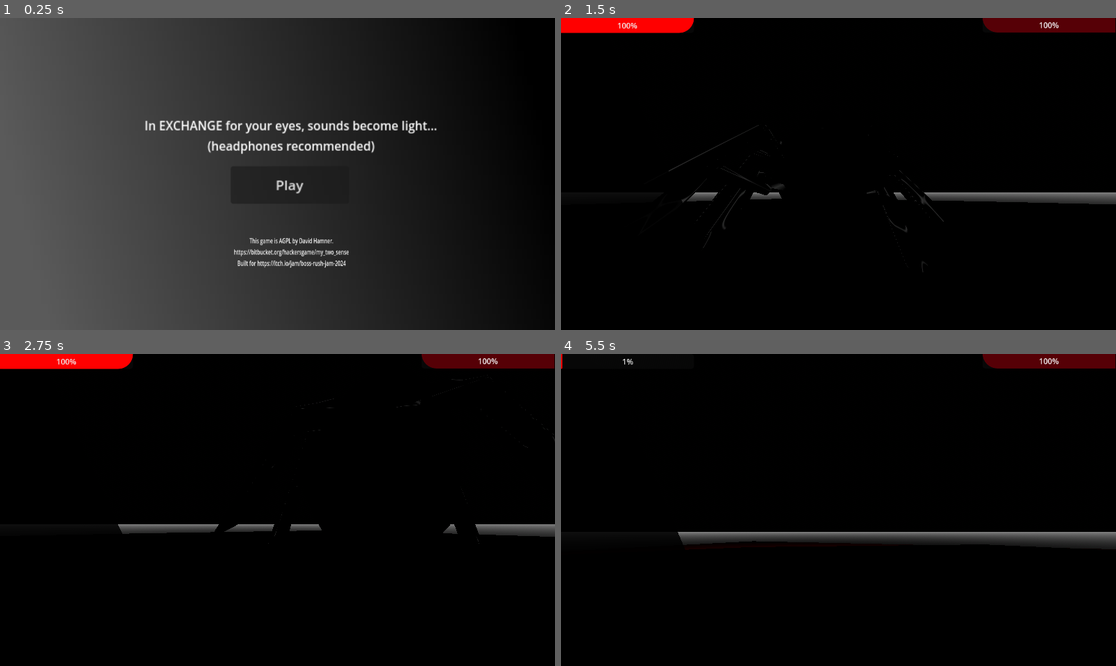
Above: before the commit, frames 1-4 (two rows, left to right).
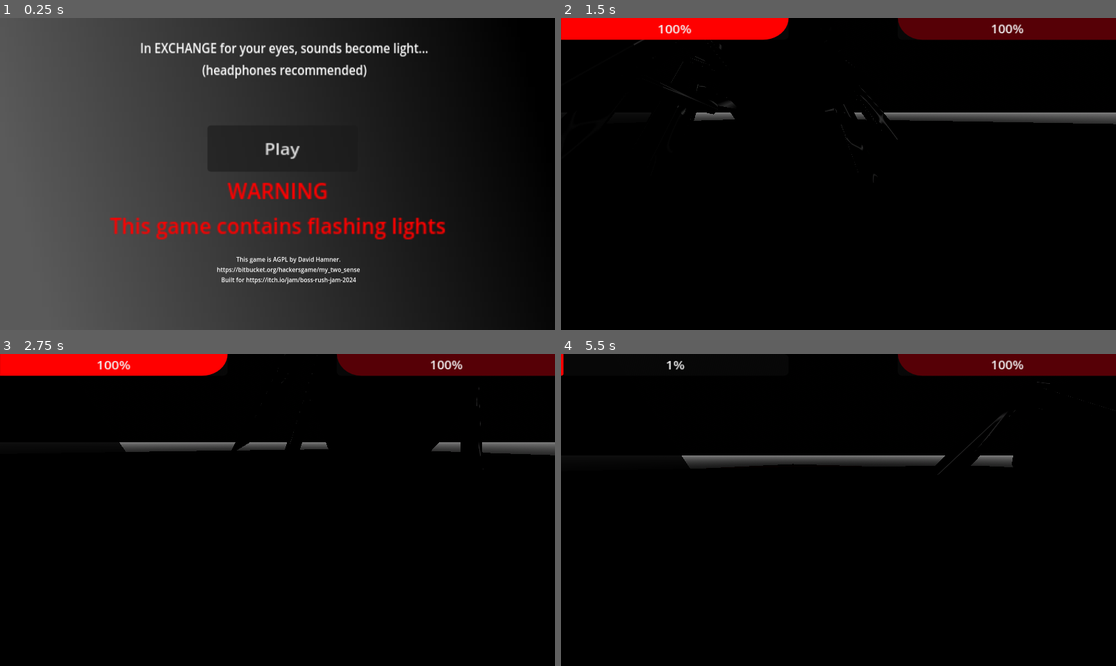
Above: after the commit, the same moments.

Repository: ruapotato/eyelander
Game: Godot game, scene res://main_menu.tscn
The game is run twice, just before and just after one commit, with the same random seed, the same clock (stepped at 60 frames per second) and the same inputs. Sound files missing from this copy of the repository are replaced by a short silence.
Inputs (mouse positions are in pixels of both pictures, inside the frame that each line leads up to):
- Up to frame 1 (0.25 s): no input
- Up to frame 2 (1.5 s): click "Play" at 0.5 s; move the mouse to (866, 174) at 1.27 s; hold W (forward) from 1.28 s (still down); right-click (866, 174) at 1.35 s
- Up to frame 3 (2.75 s): keep holding W (forward); tap Space (jump) at 1.52, 2.27 s; move the mouse to (249, 510) at 2.02 s; tap Shift (sprint) at 2.1 s
- Up to frame 4 (5.5 s): keep holding W (forward); move the mouse to (849, 503) at 2.77 s; press the mouse at (849, 503) at 2.78 s; move the mouse to (832, 516) at 3.52 s; release the mouse at (832, 516) at 3.53 s; right-click (832, 516) at 3.6 s; tap Space (jump) at 3.77, 4.52, 5.27 s; move the mouse to (877, 513) at 4.27 s; hold Shift (sprint) 4.28-5.03 s; move the mouse to (794, 506) at 5.02 s; click (794, 506) at 5.1 s

The runs differ from the first frame. In frame 1, 6.9% of the frame differs, in the area x 19-81%, y 7-86%; in frame 2, 6.8%; in frame 3, 6.6%; in frame 4, 6.7%.

Commit message:
Flashing light warning

Diff:
--- a/boss_1.tscn
+++ b/boss_1.tscn
@@ -47,7 +47,7 @@
 
 [node name="sound_light" type="OmniLight3D" parent="sounds/walking_dirt/1"]
 transform = Transform3D(1, 0, 0, 0, 1, 0, 0, 0, 1, 0, 0.0348836, -0.0037058)
-light_color = Color(0.517647, 0.741176, 1, 1)
+light_color = Color(0.147351, 0.577576, 0.999995, 1)
 light_energy = 15.03
 light_size = 1.0
 shadow_enabled = true
@@ -59,7 +59,7 @@
 doppler_tracking = 2
 
 [node name="sound_light" type="OmniLight3D" parent="sounds/walking_dirt/2"]
-light_color = Color(0.517647, 0.741176, 1, 1)
+light_color = Color(0.147351, 0.577576, 0.999995, 1)
 light_energy = 0.0
 light_size = 1.0
 shadow_enabled = true
@@ -71,7 +71,7 @@
 doppler_tracking = 2
 
 [node name="sound_light" type="OmniLight3D" parent="sounds/walking_dirt/3"]
-light_color = Color(0.517647, 0.741176, 1, 1)
+light_color = Color(0.147351, 0.577576, 0.999995, 1)
 light_energy = 0.0
 light_size = 1.0
 shadow_enabled = true
@@ -83,7 +83,7 @@
 doppler_tracking = 2
 
 [node name="sound_light" type="OmniLight3D" parent="sounds/walking_dirt/4"]
-light_color = Color(0.517647, 0.741176, 1, 1)
+light_color = Color(0.147351, 0.577576, 0.999995, 1)
 light_energy = 0.0
 light_size = 1.0
 shadow_enabled = true
@@ -95,7 +95,7 @@
 doppler_tracking = 2
 
 [node name="sound_light" type="OmniLight3D" parent="sounds/walking_dirt/5"]
-light_color = Color(0.517647, 0.741176, 1, 1)
+light_color = Color(0.147351, 0.577576, 0.999995, 1)
 light_energy = 0.0
 light_size = 1.0
 shadow_enabled = true
@@ -107,7 +107,7 @@
 doppler_tracking = 2
 
 [node name="sound_light" type="OmniLight3D" parent="sounds/walking_dirt/6"]
-light_color = Color(0.517647, 0.741176, 1, 1)
+light_color = Color(0.147351, 0.577576, 0.999995, 1)
 light_energy = 0.0
 light_size = 1.0
 shadow_enabled = true
@@ -119,7 +119,7 @@
 doppler_tracking = 2
 
 [node name="sound_light" type="OmniLight3D" parent="sounds/walking_dirt/7"]
-light_color = Color(0.517647, 0.741176, 1, 1)
+light_color = Color(0.147351, 0.577576, 0.999995, 1)
 light_energy = 0.0
 light_size = 1.0
 shadow_enabled = true
@@ -131,7 +131,7 @@
 doppler_tracking = 2
 
 [node name="sound_light" type="OmniLight3D" parent="sounds/walking_dirt/8"]
-light_color = Color(0.517647, 0.741176, 1, 1)
+light_color = Color(0.147351, 0.577576, 0.999995, 1)
 light_energy = 0.0
 light_size = 1.0
 shadow_enabled = true
@@ -147,7 +147,7 @@
 
 [node name="sound_light" type="OmniLight3D" parent="sounds/effects/slam"]
 transform = Transform3D(1, 0, 0, 0, 1, 0, 0, 0, 1, 0, 0.0348836, -2.58987)
-light_color = Color(1, 0.576471, 0.517647, 1)
+light_color = Color(0.999976, 0.193418, 0.153574, 1)
 light_energy = 15.03
 light_size = 1.0
 shadow_enabled = true
@@ -165,7 +165,7 @@
 
 [node name="sound_light" type="OmniLight3D" parent="sounds/effects/roar"]
 transform = Transform3D(1, 0, 0, 0, 1, 0, 0, 0, 1, 0, 0.0348836, -2.58987)
-light_color = Color(1, 0.576471, 0.517647, 1)
+light_color = Color(0.999976, 0.193418, 0.153574, 1)
 light_energy = 15.03
 light_size = 1.0
 shadow_enabled = true
@@ -179,7 +179,7 @@
 
 [node name="sound_light" type="OmniLight3D" parent="sounds/effects/hurt"]
 transform = Transform3D(1, 0, 0, 0, 1, 0, 0, 0, 1, 0, 3.58474, 3.41344)
-light_color = Color(1, 0.576471, 0.517647, 1)
+light_color = Color(0.999976, 0.193418, 0.153574, 1)
 light_energy = 15.03
 light_size = 1.0
 shadow_enabled = true
--- a/boss_1_import.tscn
+++ b/boss_1_import.tscn
@@ -65,36 +65,36 @@
 [node name="boss_2" instance=ExtResource("1_ignb7")]
 
 [node name="Skeleton3D" parent="Armature" index="0"]
-bones/0/position = Vector3(1.11893, 13.7141, -9.13724)
+bones/0/position = Vector3(1.11893, 13.9186, -9.13724)
 bones/0/rotation = Quaternion(0.736164, -0.0295269, 0.0319947, 0.675401)
-bones/1/rotation = Quaternion(-0.259777, -0.165383, -0.735552, 0.60343)
+bones/1/rotation = Quaternion(-0.25222, -0.169999, -0.73967, 0.600311)
 bones/2/rotation = Quaternion(0.438268, 0.0668664, -0.295323, 0.846306)
-bones/3/rotation = Quaternion(-0.249688, 0.182958, 0.678621, 0.666075)
+bones/3/rotation = Quaternion(-0.241821, 0.186909, 0.683031, 0.663368)
 bones/4/rotation = Quaternion(0.438265, -0.0668649, 0.295321, 0.846309)
 bones/7/rotation = Quaternion(0.194838, -0.130096, 0.0755277, 0.969231)
 bones/8/rotation = Quaternion(0.198067, 0.123456, -0.0985119, 0.96738)
 bones/9/rotation = Quaternion(0.193732, 0.00977137, 0.0366219, 0.980322)
-bones/12/rotation = Quaternion(0.113166, -0.549097, -0.445073, 0.698281)
+bones/12/rotation = Quaternion(0.123704, -0.566284, -0.439647, 0.686098)
 bones/12/scale = Vector3(1.15439, 1.15439, 1.15439)
 bones/13/rotation = Quaternion(0.028987, 0.199629, -0.253802, 0.945988)
 bones/13/scale = Vector3(1.00013, 1.34351, 1.00679)
-bones/14/rotation = Quaternion(0.113185, 0.549124, 0.445064, 0.698262)
+bones/14/rotation = Quaternion(0.123686, 0.566252, 0.439657, 0.686121)
 bones/14/scale = Vector3(1.15439, 1.15439, 1.15439)
 bones/15/rotation = Quaternion(0.0289858, -0.199626, 0.253803, 0.945988)
 bones/15/scale = Vector3(1.00013, 1.34351, 1.00679)
-bones/16/rotation = Quaternion(-0.0521236, -0.52492, -0.621259, 0.579465)
+bones/16/rotation = Quaternion(-0.0434132, -0.534378, -0.620328, 0.572493)
 bones/16/scale = Vector3(1.28774, 1.28774, 1.28774)
 bones/17/rotation = Quaternion(0.077453, -0.0657471, -0.209374, 0.972543)
-bones/18/rotation = Quaternion(-0.0329181, 0.526395, 0.599574, 0.601943)
+bones/18/rotation = Quaternion(-0.0238563, 0.535539, 0.598901, 0.594934)
 bones/18/scale = Vector3(1.28774, 1.28774, 1.28774)
 bones/19/rotation = Quaternion(0.0774488, 0.065749, 0.209372, 0.972544)
-bones/20/rotation = Quaternion(-0.0796752, -0.247828, -0.562172, 0.784981)
+bones/20/rotation = Quaternion(-0.0738367, -0.254255, -0.572118, 0.776263)
 bones/21/rotation = Quaternion(0.287304, -0.0634732, -0.4826, 0.824939)
-bones/22/rotation = Quaternion(-0.0887203, 0.248553, 0.595309, 0.758919)
+bones/22/rotation = Quaternion(-0.0830988, 0.255204, 0.604847, 0.749751)
 bones/23/rotation = Quaternion(0.243098, 0.00481293, 0.535462, 0.808802)
 
 [node name="butt_bone" type="BoneAttachment3D" parent="Armature/Skeleton3D" index="1"]
-transform = Transform3D(0.996212, -0.0866917, 0.00722166, -0.000254777, -0.0859221, -0.996305, 0.0869919, 0.992523, -0.0856187, 1.11893, 13.7141, -9.13724)
+transform = Transform3D(0.996212, -0.0866918, 0.00722172, -0.000254781, -0.0859227, -0.996305, 0.086992, 0.992523, -0.0856193, 1.11893, 13.9186, -9.13724)
 bone_name = "body"
 bone_idx = 0
 
--- a/end_screen.tscn
+++ b/end_screen.tscn
@@ -6,10 +6,10 @@
 script = ExtResource("1_eqfnk")
 
 [node name="Label" type="Label" parent="."]
-offset_left = 63.0
-offset_top = 122.0
-offset_right = 400.0
-offset_bottom = 174.0
+offset_left = 460.0
+offset_top = 59.0
+offset_right = 797.0
+offset_bottom = 111.0
 scale = Vector2(3.05797, 5.03269)
 text = "You win!!!
 Well done and thanks for playing!"
@@ -17,10 +17,10 @@
 metadata/_edit_use_anchors_ = true
 
 [node name="menu" type="Button" parent="."]
-offset_left = 449.0
-offset_top = 413.0
-offset_right = 550.0
-offset_bottom = 444.0
+offset_left = 829.0
+offset_top = 948.0
+offset_right = 930.0
+offset_bottom = 979.0
 scale = Vector2(2.78511, 2.72674)
 text = "Menu Menu"
 metadata/_edit_use_anchors_ = true
--- a/game_over.tscn
+++ b/game_over.tscn
@@ -6,20 +6,20 @@
 script = ExtResource("1_d1cpu")
 
 [node name="Label" type="Label" parent="."]
-offset_left = 63.0
-offset_top = 122.0
-offset_right = 400.0
-offset_bottom = 174.0
+offset_left = 487.0
+offset_top = 86.9999
+offset_right = 824.0
+offset_bottom = 139.0
 scale = Vector2(3.05797, 5.03269)
 text = "You died. :'("
 horizontal_alignment = 1
 metadata/_edit_use_anchors_ = true
 
 [node name="menu" type="Button" parent="."]
-offset_left = 449.0
-offset_top = 413.0
-offset_right = 550.0
-offset_bottom = 444.0
+offset_left = 872.0
+offset_top = 917.0
+offset_right = 973.0
+offset_bottom = 948.0
 scale = Vector2(2.78511, 2.72674)
 text = "Menu Menu"
 metadata/_edit_use_anchors_ = true
--- a/gui.tscn
+++ b/gui.tscn
@@ -14,13 +14,15 @@
 [node name="LIFE" type="ProgressBar" parent="."]
 offset_right = 276.0
 offset_bottom = 31.0
+scale = Vector2(2.85243, 2.42897)
 theme_override_styles/fill = SubResource("StyleBoxFlat_jsrts")
 value = 100.0
 
 [node name="BOSS_1_LIFE" type="ProgressBar" parent="."]
-offset_left = 875.0
-offset_top = -1.0
-offset_right = 1151.0
-offset_bottom = 30.0
+offset_left = 1165.0
+offset_top = -1.99998
+offset_right = 1441.0
+offset_bottom = 29.0
+scale = Vector2(2.75164, 2.49976)
 theme_override_styles/fill = SubResource("StyleBoxFlat_yfbxp")
 value = 100.0
--- a/main_menu.tscn
+++ b/main_menu.tscn
@@ -14,37 +14,48 @@
 script = ExtResource("1_8rasr")
 
 [node name="Sprite2D" type="Sprite2D" parent="."]
-position = Vector2(578.5, 325.5)
-scale = Vector2(18.2344, 10.3281)
+position = Vector2(968.5, 550)
+scale = Vector2(30.4219, 17.3437)
 texture = SubResource("GradientTexture2D_jncou")
 
 [node name="Label" type="Label" parent="."]
-offset_left = 157.0
-offset_top = 204.0
-offset_right = 732.0
-offset_bottom = 256.0
-scale = Vector2(1.55531, 1.62538)
+offset_left = 250.0
+offset_top = 69.0
+offset_right = 825.0
+offset_bottom = 121.0
+scale = Vector2(2.55306, 2.9206)
 text = "In EXCHANGE for your eyes, sounds become light...
 (headphones recommended)"
 horizontal_alignment = 1
 
 [node name="Button" type="Button" parent="."]
-offset_left = 479.0
-offset_top = 308.0
-offset_right = 616.0
-offset_bottom = 355.0
-scale = Vector2(1.79178, 1.65355)
+offset_left = 718.0
+offset_top = 372.0
+offset_right = 855.0
+offset_bottom = 419.0
+scale = Vector2(3.78877, 3.39787)
 text = "Play"
 
 [node name="Label2" type="Label" parent="."]
-offset_left = 428.0
-offset_top = 452.0
-offset_right = 1003.0
-offset_bottom = 530.0
-scale = Vector2(0.616937, 0.896631)
+offset_left = 631.0
+offset_top = 819.0
+offset_right = 1206.0
+offset_bottom = 897.0
+scale = Vector2(1.27902, 1.36552)
 text = "This game is AGPL by David Hamner.
 https://bitbucket.org/hackersgame/my_two_sense
 Built for https://itch.io/jam/boss-rush-jam-2024"
 horizontal_alignment = 1
 
+[node name="Label3" type="Label" parent="."]
+modulate = Color(1, 0, 0, 1)
+offset_left = 206.0
+offset_top = 543.0
+offset_right = 545.0
+offset_bottom = 595.0
+scale = Vector2(4.47254, 4.64787)
+text = "WARNING
+This game contains flashing lights"
+horizontal_alignment = 1
+
 [connection signal="pressed" from="Button" to="." method="_on_button_pressed"]
--- a/player.tscn
+++ b/player.tscn
@@ -80,7 +80,7 @@
 
 [node name="sound_light" type="OmniLight3D" parent="sounds/walking_dirt/1"]
 transform = Transform3D(1, 0, 0, 0, 1, 0, 0, 0, 1, 0, 0.0348836, -0.0037058)
-light_color = Color(0.517647, 0.741176, 1, 1)
+light_color = Color(0.254902, 0.615686, 1, 1)
 light_energy = 15.03
 light_size = 1.0
 shadow_enabled = true
@@ -92,7 +92,7 @@
 doppler_tracking = 2
 
 [node name="sound_light" type="OmniLight3D" parent="sounds/walking_dirt/2"]
-light_color = Color(0.517647, 0.741176, 1, 1)
+light_color = Color(0.254902, 0.615686, 1, 1)
 light_energy = 0.0
 light_size = 1.0
 shadow_enabled = true
@@ -104,7 +104,7 @@
 doppler_tracking = 2
 
 [node name="sound_light" type="OmniLight3D" parent="sounds/walking_dirt/3"]
-light_color = Color(0.517647, 0.741176, 1, 1)
+light_color = Color(0.254902, 0.615686, 1, 1)
 light_energy = 0.0
 light_size = 1.0
 shadow_enabled = true
@@ -116,7 +116,7 @@
 doppler_tracking = 2
 
 [node name="sound_light" type="OmniLight3D" parent="sounds/walking_dirt/4"]
-light_color = Color(0.517647, 0.741176, 1, 1)
+light_color = Color(0.254902, 0.615686, 1, 1)
 light_energy = 0.0
 light_size = 1.0
 shadow_enabled = true
@@ -128,7 +128,7 @@
 doppler_tracking = 2
 
 [node name="sound_light" type="OmniLight3D" parent="sounds/walking_dirt/5"]
-light_color = Color(0.517647, 0.741176, 1, 1)
+light_color = Color(0.254902, 0.615686, 1, 1)
 light_energy = 0.0
 light_size = 1.0
 shadow_enabled = true
@@ -140,7 +140,7 @@
 doppler_tracking = 2
 
 [node name="sound_light" type="OmniLight3D" parent="sounds/walking_dirt/6"]
-light_color = Color(0.517647, 0.741176, 1, 1)
+light_color = Color(0.254902, 0.615686, 1, 1)
 light_energy = 0.0
 light_size = 1.0
 shadow_enabled = true
@@ -152,7 +152,7 @@
 doppler_tracking = 2
 
 [node name="sound_light" type="OmniLight3D" parent="sounds/walking_dirt/7"]
-light_color = Color(0.517647, 0.741176, 1, 1)
+light_color = Color(0.254902, 0.615686, 1, 1)
 light_energy = 0.0
 light_size = 1.0
 shadow_enabled = true
@@ -164,7 +164,7 @@
 doppler_tracking = 2
 
 [node name="sound_light" type="OmniLight3D" parent="sounds/walking_dirt/8"]
-light_color = Color(0.517647, 0.741176, 1, 1)
+light_color = Color(0.254902, 0.615686, 1, 1)
 light_energy = 0.0
 light_size = 1.0
 shadow_enabled = true
--- a/project.godot
+++ b/project.godot
@@ -14,6 +14,12 @@
 run/main_scene="res://main_menu.tscn"
 config/features=PackedStringArray("4.1", "Forward Plus")
 config/icon="res://icon.svg"
+
+[display]
+
+window/size/viewport_width=1920
+window/size/viewport_height=1080
+window/size/mode=3
 
 [input]
 
Not shown, changed: export_presets.cfg
